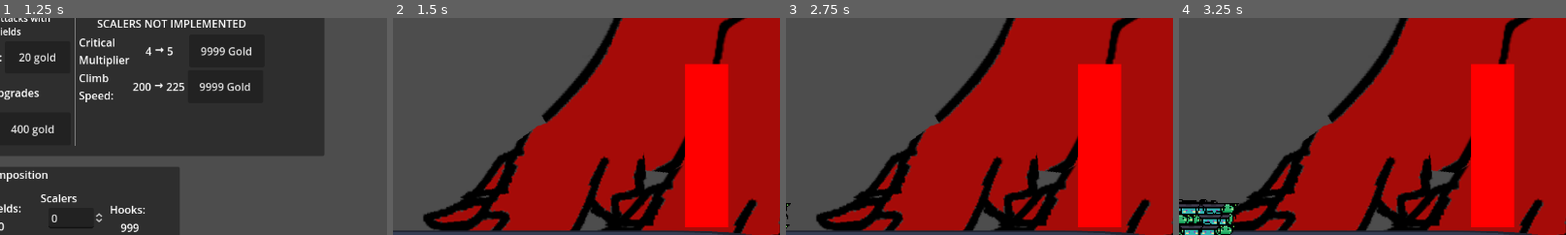
Above: before the commit, frames 1-4 (left to right).
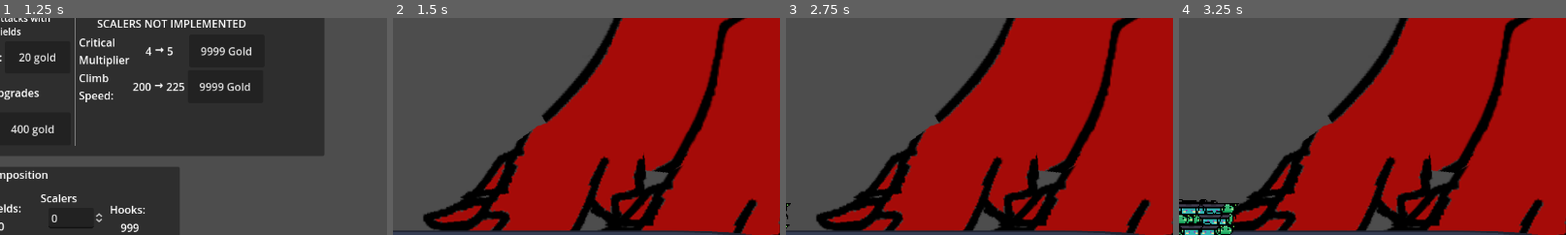
Above: after the commit, the same moments.

Repository: thecaptaincarrot/GMTK-2024-Game-Jam
Game: Godot game, scene res://main.tscn
Two runs of this game, one before a commit and one after it. Both use one fixed random seed, a clock stepped at 60 frames per second and the inputs below. The engine's default icon, where the game draws it, is replaced by a stand-in: a white triangle on a blue panel in a dark square.
Inputs:
- Up to frame 1 (1.25 s): click "New Run" at 0.5 s
- Up to frame 2 (1.5 s): click "To combat!" at 1.25 s
- Up to frame 3 (2.75 s): tap Enter at 2 s
- Up to frame 4 (3.25 s): no input
The pictures show only the part of the screen within x 50-100%, y 36-86%; the shares and areas given below are measured in that part.

Frame 1 is identical in both runs. In frame 2, 8.5% of the frame differs, in the area x 75-87%, y 20-97%; in frame 3, 8.5%; in frame 4, 8.5%.

Commit message:
scene change

Diff:
--- a/Stages/test_stage.tscn
+++ b/Stages/test_stage.tscn
@@ -16,10 +16,11 @@
 
 [node name="TestStage" type="Node2D"]
 
-[node name="GooblinHordeController" type="Node2D" parent="." node_paths=PackedStringArray("horde_target")]
+[node name="GooblinHordeController" type="Node2D" parent="." node_paths=PackedStringArray("enemy_node", "horde_target")]
 texture_filter = 1
 position = Vector2(-288, 0)
 script = ExtResource("1_gvws4")
+enemy_node = NodePath("../Dragon")
 horde_target = NodePath("../Dragon/LungePoint")
 spawn_shield_count = 15
 rotation_rate = 2.0
@@ -66,6 +67,7 @@
 [node name="Camera2D" type="Camera2D" parent="."]
 
 [node name="Enemy" type="CharacterBody2D" parent="."]
+visible = false
 position = Vector2(467, 115)
 
 [node name="Sprite2D" type="Sprite2D" parent="Enemy"]
